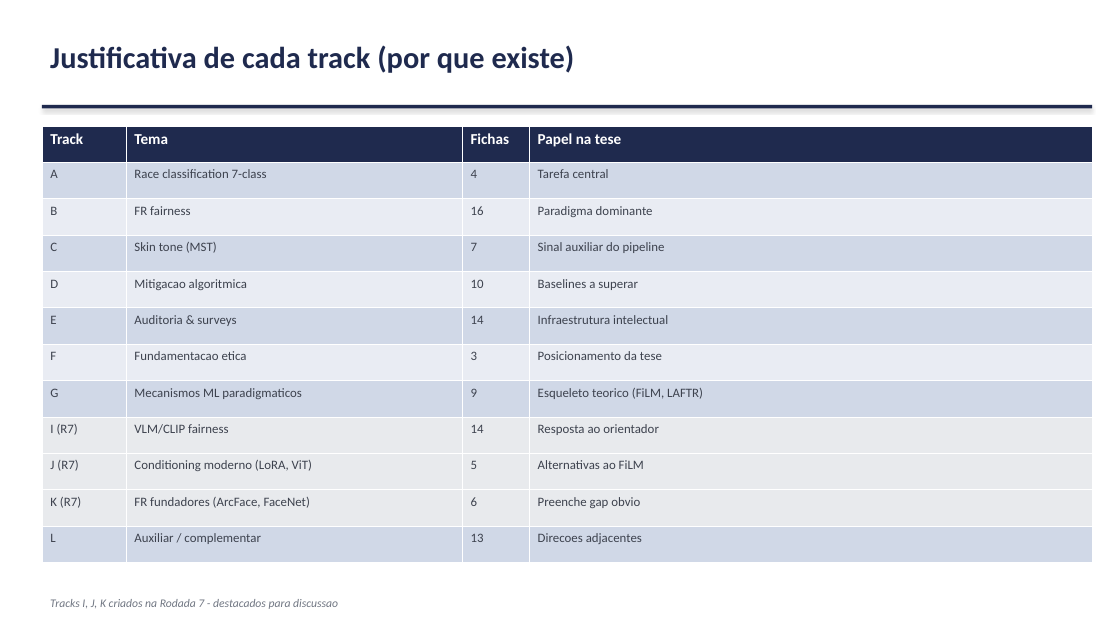
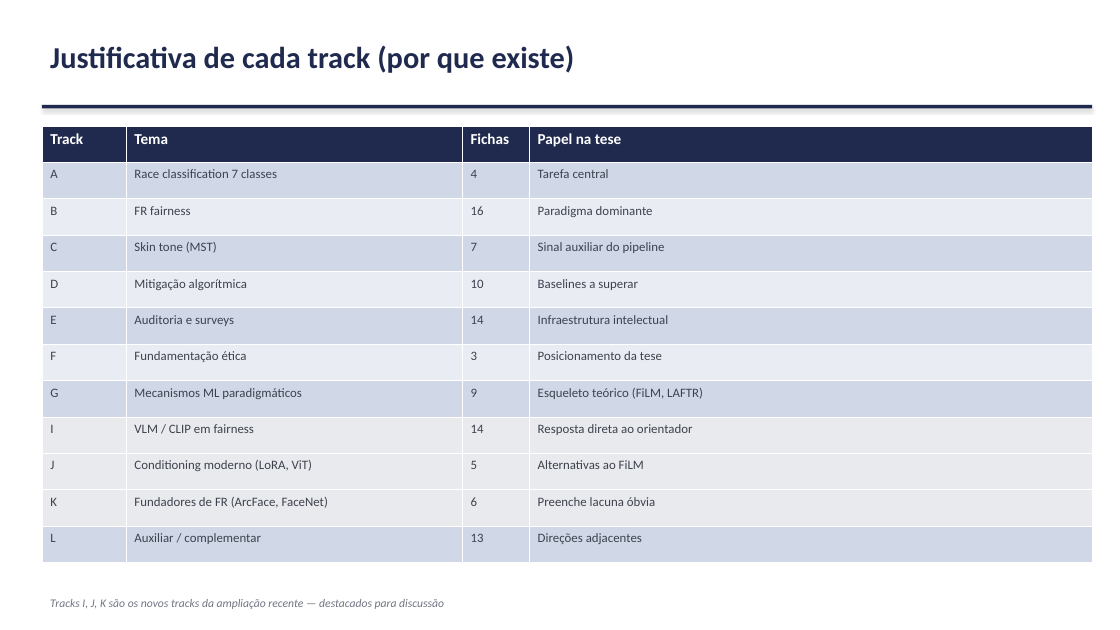
Before and after one commit to marcellozzetti/Facial-Recognition-Models-Mitigating-Bias, a slide deck: slide 7 of docs/ativo/material_reuniao_orientador_2026-06-15.pptx. Drawn at 1120x630 pixels with LibreOffice and Linux fonts; fonts in the diff are those of the drawing. Boxes give left, top, right and bottom in pixels: in the first picture for what was removed or moved away, otherwise in the second. Text is boxed around its words. In the diff, an @@ line names an element or a change of style, - is before the commit and + after.

```diff
--- a/docs/ativo/material_reuniao_orientador_2026-06-15.pptx
+++ b/docs/ativo/material_reuniao_orientador_2026-06-15.pptx
@@ table at bbox=[42, 126, 1092, 563] @@
-row 2, column 2: Race classification 7-class
+row 2, column 2: Race classification 7 classes
-row 5, column 2: Mitigacao algoritmica
+row 5, column 2: Mitigação algorítmica
-row 6, column 2: Auditoria & surveys
+row 6, column 2: Auditoria e surveys
-row 7, column 2: Fundamentacao etica
+row 7, column 2: Fundamentação ética
-row 8, column 2: Mecanismos ML paradigmaticos
+row 8, column 2: Mecanismos ML paradigmáticos
-row 8, column 4: Esqueleto teorico (FiLM, LAFTR)
+row 8, column 4: Esqueleto teórico (FiLM, LAFTR)
-row 9: I (R7) | VLM/CLIP fairness | 14 | Resposta ao orientador
+row 9: I | VLM / CLIP em fairness | 14 | Resposta direta ao orientador
-row 10, column 1: J (R7)
+row 10, column 1: J
-row 11: K (R7) | FR fundadores (ArcFace, FaceNet) | 6 | Preenche gap obvio
+row 11: K | Fundadores de FR (ArcFace, FaceNet) | 6 | Preenche lacuna óbvia
-row 12, column 4: Direcoes adjacentes
+row 12, column 4: Direções adjacentes
@@ text at bbox=[50, 599, 444, 609]: text changed @@
-Tracks I, J, K criados na Rodada 7 - destacados para discussao
+Tracks I, J, K são os novos tracks da ampliação recente — destacados para discussão
```
Also in this commit, not shown: 21 other slides changed, 1 slide added, 2 slides removed, 1 other file.
